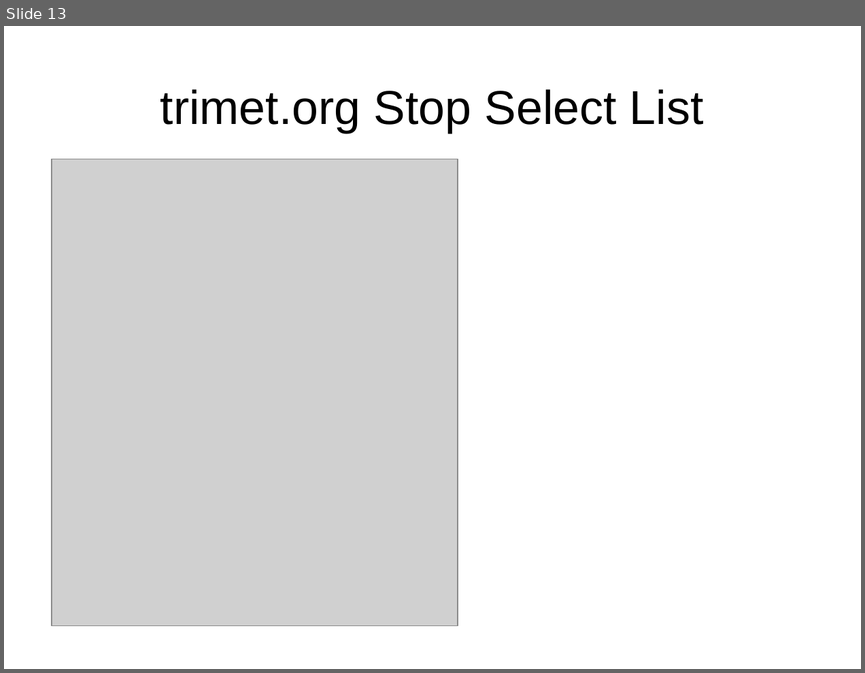
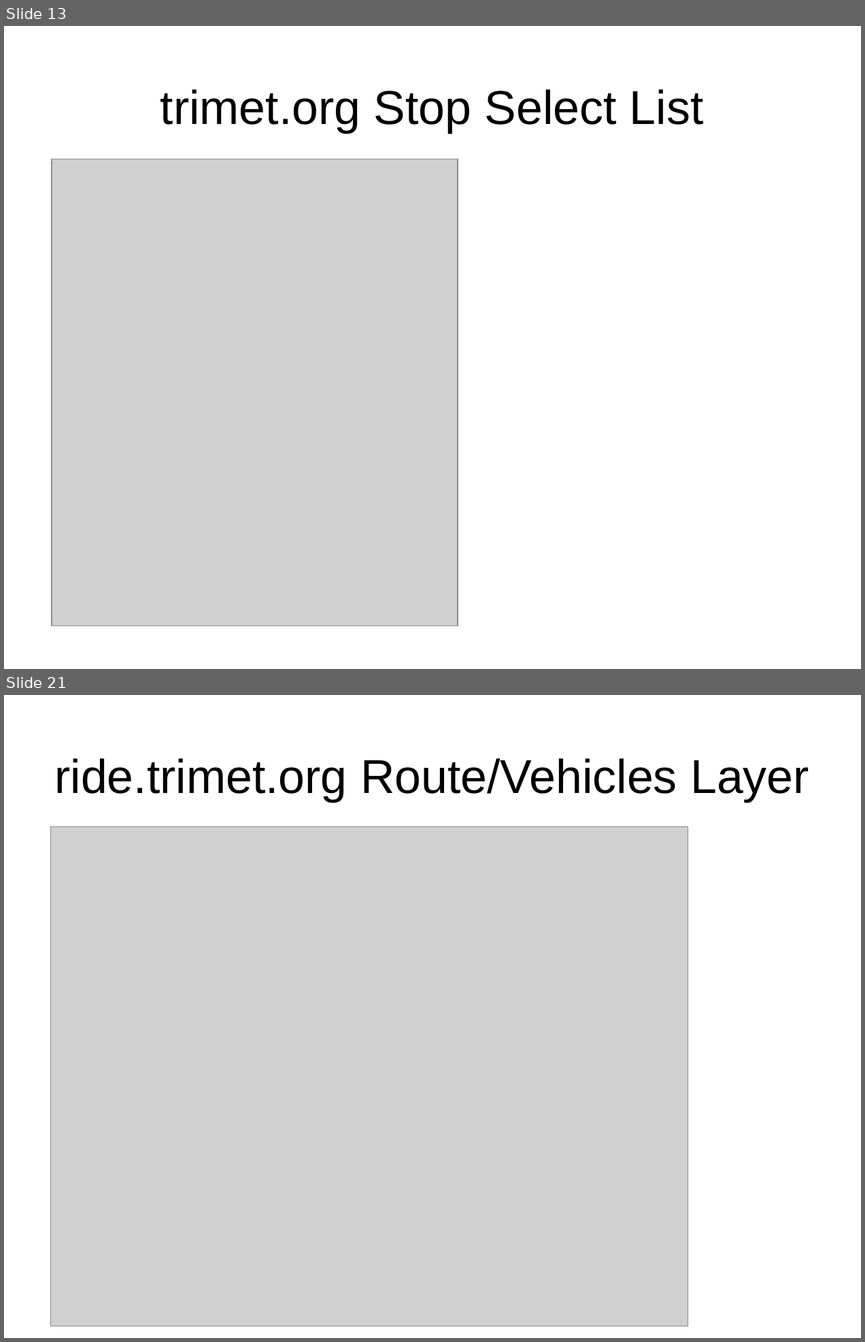
Before and after one commit to OpenTransitTools/loader, a slide deck: docs/trimet/Architecture - Trip Assets.odp. Shown one above the other, each under a label of ours: slide 13 before the commit, slides 13 and 21 after it; the slides between them are not shown. The pictures are 865x673 and 865x1342 pixels, drawn with LibreOffice and Linux fonts; fonts in the diff are those of the drawing; grey boxes stand for pictures. Boxes give left, top, right and bottom in pixels: in the first picture for what was removed or moved away, otherwise in the second. Text is boxed around its words. In the diff, an @@ line names an element or a change of style, - is before the commit and + after.

Commit message:
arch drawing update 2/N ... ride image imports

```diff
--- a/docs/trimet/Architecture - Trip Assets.odp
+++ b/docs/trimet/Architecture - Trip Assets.odp
@@ slide 21 added at box(4, 695, 861, 1338), background #FFFFFF @@
@@ title added at box(54, 758, 809, 802), 44 pt, text #000000 @@
+ride.trimet.org Route/Vehicles Layer
@@ picture added at box(51, 826, 688, 1325) @@
```
Also in this commit, not shown: 1 slide changed, 7 other slides added.
